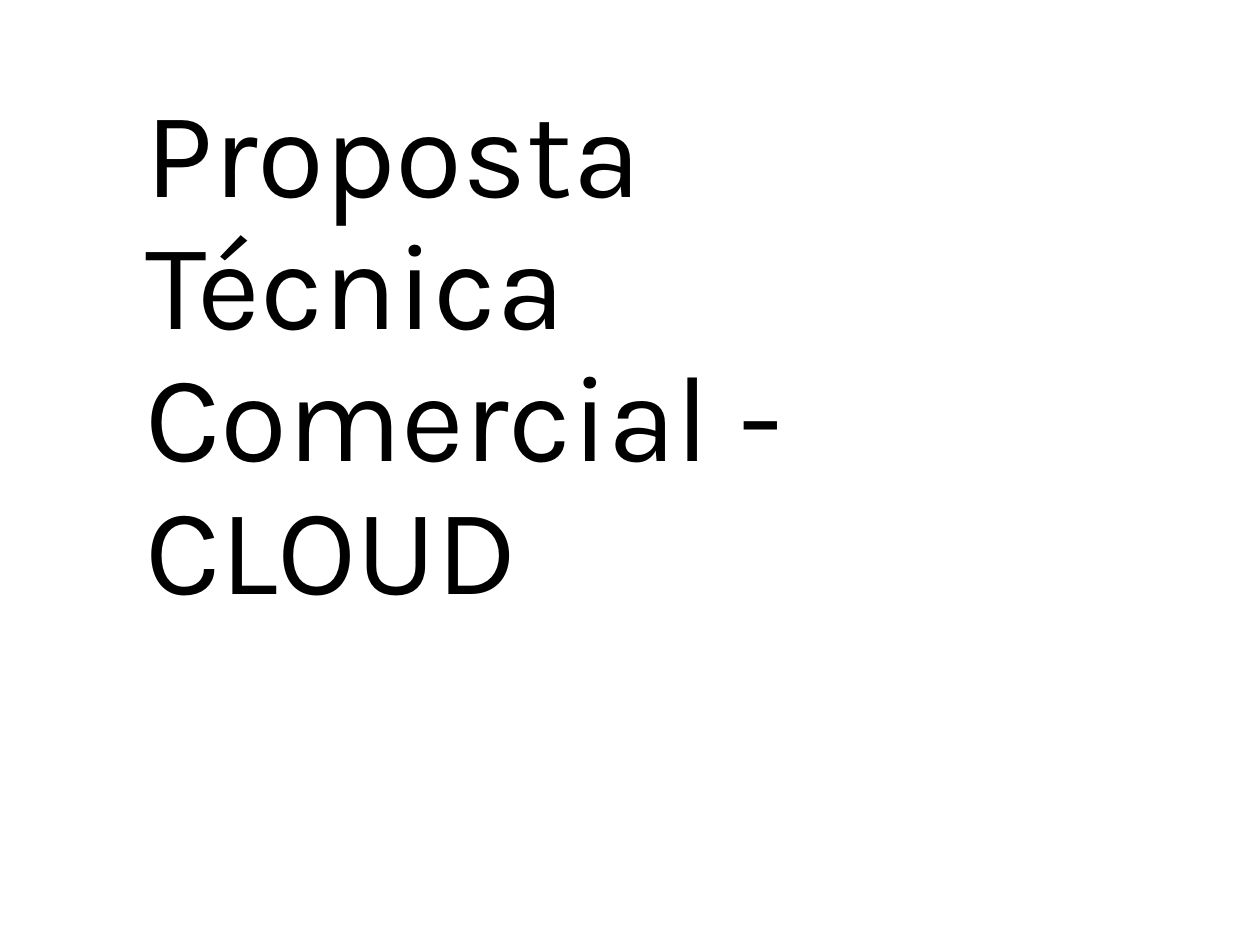
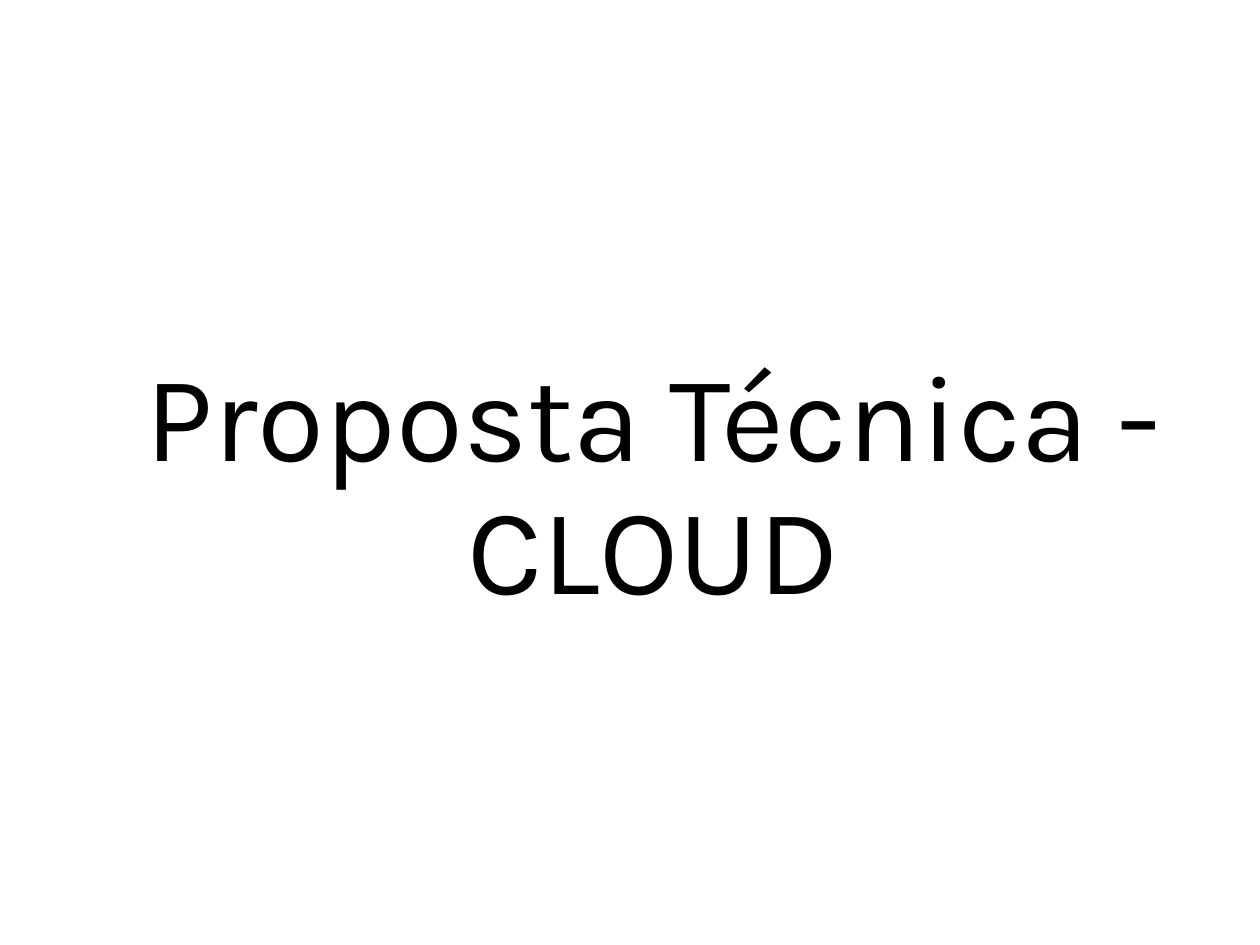
Before and after one commit to ProjetosALVF/ALVF_ProspeccaoGestao_TI, a slide deck: slide 45 of ALVF_AnalisePropostas_TI_DiretoriaExecutiva_Fev_2025/Apresentação_Estrutura_SI_ALVF.pptx (slide 40 before the commit). Drawn at 1260x945 pixels with LibreOffice and Linux fonts; fonts in the diff are those of the drawing. Boxes give left, top, right and bottom in pixels: in the first picture for what was removed or moved away, otherwise in the second. Text is boxed around its words. In the diff, an @@ line names an element or a change of style, - is before the commit and + after.

```diff
--- a/ALVF_AnalisePropostas_TI_DiretoriaExecutiva_Fev_2025/Apresentação_Estrutura_SI_ALVF.pptx
+++ b/ALVF_AnalisePropostas_TI_DiretoriaExecutiva_Fev_2025/Apresentação_Estrutura_SI_ALVF.pptx
@@ title at [146,367,1089,596]: text changed @@
-Proposta Técnica Comercial - CLOUD
+Proposta Técnica - CLOUD
```
Also in this commit, not shown: 12 other slides changed, 5 slides added, 2 other files.
